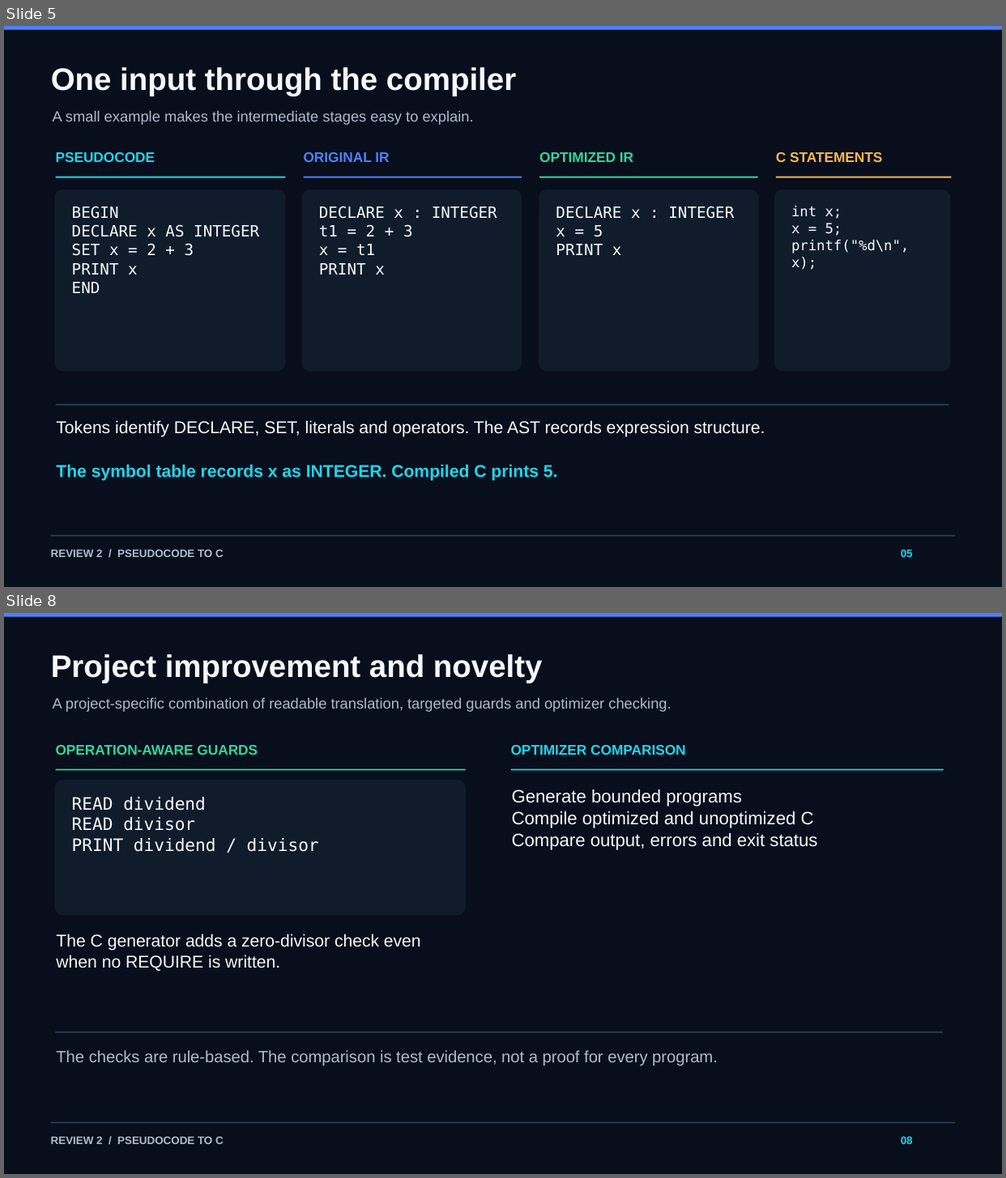
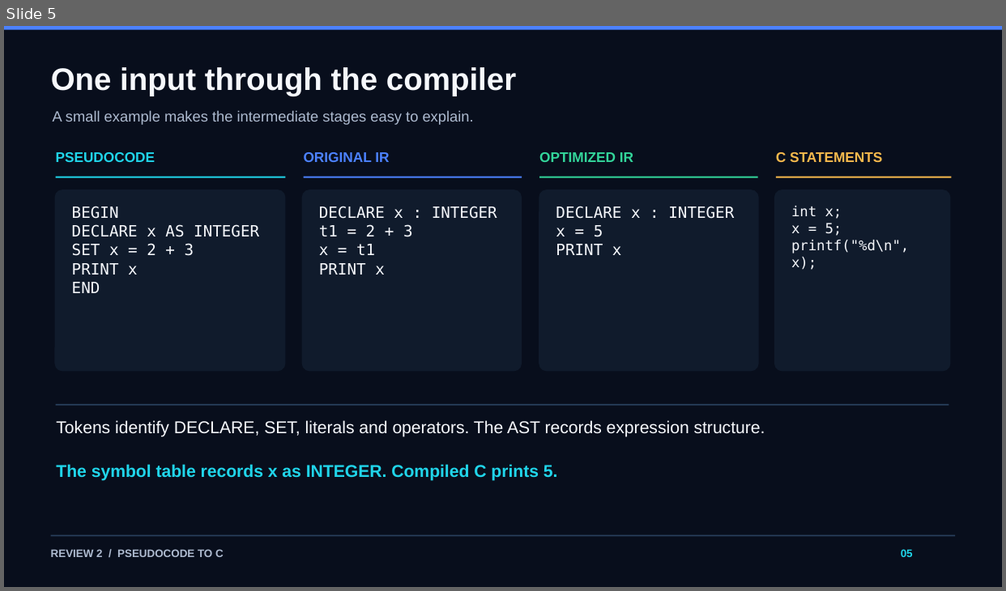
Before and after one commit to Sashwath-sash/pseudocode-to-c, a slide deck: docs/Pseudocode_to_C_Review2.pptx. Shown one above the other, each under a label of ours: slides 5 and 8 before the commit, slide 5 after it; the slides between them are not shown. The pictures are 1006x1178 and 1006x591 pixels, drawn with LibreOffice and Linux fonts; fonts in the diff are those of the drawing. Boxes give left, top, right and bottom in pixels: in the first picture for what was removed or moved away, otherwise in the second. Text is boxed around its words. In the diff, an @@ line names an element or a change of style, - is before the commit and + after.

Commit message:
Show end-to-end compiler examples in Review 2 deck

```diff
--- a/docs/Pseudocode_to_C_Review2.pptx
+++ b/docs/Pseudocode_to_C_Review2.pptx
@@ slide 8 removed at [4,613,1002,1174], background #080E1C @@
@@ rectangle removed at [4,613,1002,617] @@
@@ text removed at [51,654,543,683] @@
-Project improvement and novelty
@@ text removed at [53,697,671,712] @@
-A project-specific combination of readable translation, targeted guards and optimizer checking.
@@ text removed at [56,745,258,755] @@
-OPERATION-AWARE GUARDS
@@ text removed at [511,745,686,755] @@
-OPTIMIZER COMPARISON
@@ rounded rectangle removed at [55,780,466,915] @@
@@ rectangle removed at [56,769,466,770] @@
@@ rectangle removed at [511,769,944,770] @@
@@ text removed at [72,797,319,852] @@
-READ dividend
-READ divisor
-PRINT dividend / divisor
@@ text removed at [512,790,817,850] @@
-Generate bounded programs
-Compile optimized and unoptimized C
-Compare output, errors and exit status
@@ text removed at [56,934,421,971] @@
-The C generator adds a zero-divisor check even when no REQUIRE is written.
@@ rectangle removed at [56,1032,943,1033] @@
@@ text removed at [56,1050,718,1066] @@
-The checks are rule-based. The comparison is test evidence, not a proof for every program.
@@ rectangle removed at [50,1122,955,1123] @@
@@ text removed at [51,1136,224,1144] @@
-REVIEW 2 / PSEUDOCODE TO C
@@ text removed at [901,1136,913,1144] @@
-08
```
Also in this commit, not shown: 1 slide changed, 5 slides added, 4 other slides removed.
